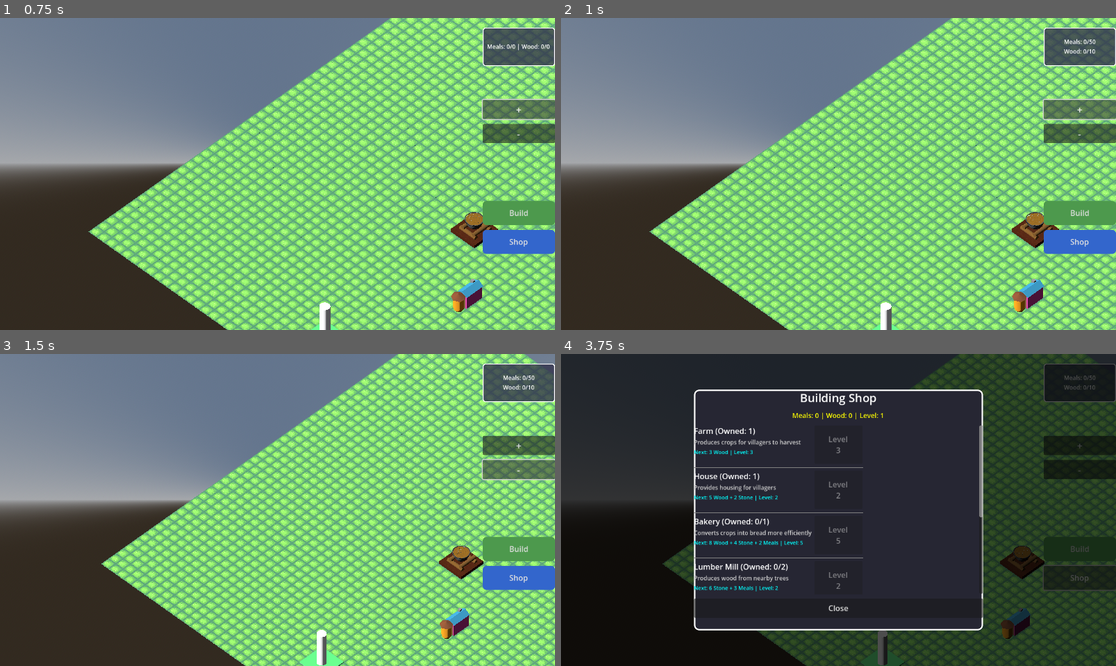
Above: before the commit, frames 1-4 (two rows, left to right).
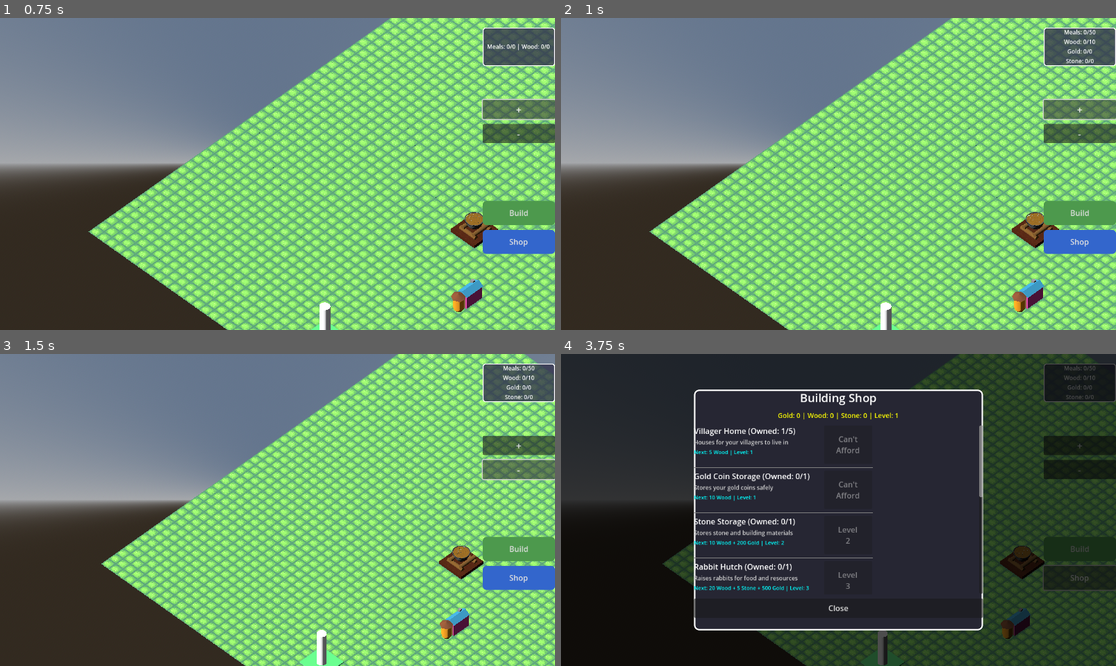
Above: after the commit, the same moments.

Repository: D1g1talfart/Villagegame
Game: Godot game, scene res://village.tscn
Two runs of this game, one before a commit and one after it. Both use one fixed random seed, a clock stepped at 60 frames per second and the inputs below.
Inputs:
- Up to frame 1 (0.75 s): click "+" at 0.5 s
- Up to frame 2 (1 s): no input
- Up to frame 3 (1.5 s): click "-" at 1.25 s
- Up to frame 4 (3.75 s): click "Build" at 2 s; click "Move Buildings" at 2.75 s; click "Shop" at 3.5 s

Frame 1 is identical in both runs. In frame 2, 0.2% of the frame differs, in the area x 90-97%, y 3-15%; in frame 3, 0.2%; in frame 4, 2.6%, in the area x 23-97%, y 3-77%.

Commit message:
0.0.3.1
Replaced 'meals' with 'gold' as a core resource for building costs and shop logic. Updated BuildingData, Buildingshop, and mobile_ui to support gold, stone, and wood as tracked resources, including removing placeholder building types and updating progressive requirements. Added helper functions for resource storage lookup and deduction, and ensured wood storage nodes are properly grouped for resource management.

Diff:
--- a/BuildingData.gd
+++ b/BuildingData.gd
@@ -1,23 +1,39 @@
-# BuildingData.gd - Fix the constructor signature
+# BuildingData.gd - Updated with gold instead of meals and new building types
 extends RefCounted
 class_name BuildingData
 
-enum BuildingType { FARM, HOUSE, BAKERY, LUMBER_MILL, WORKSHOP, MINE, TAVERN }
+enum BuildingType {
+	FARM,
+	HOUSE,
+	GOLD_STORAGE,
+	STONE_STORAGE,
+	RABBIT_HUTCH,
+	WAREHOUSE,
+	ORNAMENT_WORKSHOP,
+	PLANK_STORAGE,
+	PLANK_WORKSHOP,
+	# Legacy types (can remove if not needed)
+	BAKERY,
+	LUMBER_MILL,
+	WORKSHOP,
+	MINE,
+	TAVERN
+}
 
 var building_type: BuildingType
 var display_name: String
 var description: String
 var cost_wood: int = 0
 var cost_stone: int = 0
-var cost_meals: int = 0
+var cost_gold: int = 0  # Changed from cost_meals to cost_gold
 var level_requirements: Array[int] = [1]  # Array of level requirements for 1st, 2nd, 3rd... building
 var max_buildings: int = -1  # -1 means unlimited
 var size: Vector2i
 var scene_path: String
 var icon_texture: String = ""
 
-# FIXED constructor signature - level_reqs is now parameter 4, max_count is parameter 10
-func _init(type: BuildingType, name: String, desc: String, level_reqs: Array[int], wood: int = 0, stone: int = 0, meals: int = 0, building_size: Vector2i = Vector2i(1,1), path: String = "", max_count: int = -1):
+# Updated constructor - gold parameter instead of meals
+func _init(type: BuildingType, name: String, desc: String, level_reqs: Array[int], wood: int = 0, stone: int = 0, gold: int = 0, building_size: Vector2i = Vector2i(1,1), path: String = "", max_count: int = -1):
 	building_type = type
 	display_name = name
 	description = desc
@@ -25,7 +41,7 @@
 	max_buildings = max_count
 	cost_wood = wood
 	cost_stone = stone
-	cost_meals = meals
+	cost_gold = gold  # Changed from cost_meals
 	size = building_size
 	scene_path = path
 	print("Created BuildingData: ", name, " with ", level_requirements.size(), " level tiers")
@@ -39,8 +55,8 @@
 	else:
 		return 1  # Fallback
 
-func can_afford(wood: int, stone: int, meals: int) -> bool:
-	return wood >= cost_wood and stone >= cost_stone and meals >= cost_meals
+func can_afford(wood: int, stone: int, gold: int) -> bool:  # Changed meals to gold
+	return wood >= cost_wood and stone >= cost_stone and gold >= cost_gold
 
 func get_cost_text() -> String:
 	var costs = []
@@ -48,8 +64,8 @@
 		costs.append("%d Wood" % cost_wood)
 	if cost_stone > 0:
 		costs.append("%d Stone" % cost_stone)
-	if cost_meals > 0:
-		costs.append("%d Meals" % cost_meals)
+	if cost_gold > 0:  # Changed from cost_meals
+		costs.append("%d Gold" % cost_gold)
 
 	if costs.is_empty():
 		return "Free"
--- a/Buildingshop.gd
+++ b/Buildingshop.gd
@@ -1,12 +1,12 @@
-# BuildingShop.gd - Replace with this updated version
+# BuildingShop.gd - Updated version with your Level 1-4 progression
 extends Node
 
 signal building_purchased(building_data: BuildingData)
 
 var player_level: int = 1
-var player_wood: int = 10
-var player_stone: int = 5
-var player_meals: int = 0
+var player_wood: int = 50  # Starting with more wood for testing
+var player_stone: int = 10
+var player_gold: int = 1000  # Replaced meals with gold
 
 var available_buildings: Array[BuildingData] = []
 var building_counts: Dictionary = {}  # BuildingType -> count
@@ -33,105 +33,134 @@
 	print("BuildingShop: Setting up building data...")
 	available_buildings.clear()
 
-	# FARM - First is on map, 2nd needs level 3, 3rd needs level 7, then every 3 levels
+	# HOUSE - 3 at level 1, 4th at level 2, 5th at level 4
+	available_buildings.append(BuildingData.new(
+		BuildingData.BuildingType.HOUSE,
+		"Villager Home",
+		"Houses for your villagers to live in",
+		[1, 1, 1, 2, 4],    # 3 houses at level 1, 4th at level 2, 5th at level 4
+		5,                  # wood cost
+		0,                  # stone cost
+		0,                  # gold cost
+		Vector2i(1, 2),     # building_size
+		"res://house.tscn", # path
+		5                   # max 5 houses total
+	))
+
+	# GOLD COIN STORAGE - Available at level 1
+	available_buildings.append(BuildingData.new(
+		BuildingData.BuildingType.GOLD_STORAGE,
+		"Gold Coin Storage",
+		"Stores your gold coins safely",
+		[1],                # Available at level 1
+		10,                 # wood cost
+		0,                  # stone cost
+		0,                  # gold cost
+		Vector2i(2, 2),     # building_size
+		"",                 # path (not implemented yet)
+		1                   # max 1
+	))
+
+	# STONE STORAGE - Available at level 2
+	available_buildings.append(BuildingData.new(
+		BuildingData.BuildingType.STONE_STORAGE,
+		"Stone Storage",
+		"Stores stone and building materials",
+		[2],                # Available at level 2
+		10,                 # wood cost
+		0,                  # stone cost
+		200,                # gold cost
+		Vector2i(2, 2),     # building_size
+		"",                 # path
+		1                   # max 1
+	))
+
+	# RABBIT HUTCH - Available at level 3
+	available_buildings.append(BuildingData.new(
+		BuildingData.BuildingType.RABBIT_HUTCH,
+		"Rabbit Hutch",
+		"Raises rabbits for food and resources",
+		[3],                # Available at level 3
+		20,                 # wood cost
+		5,                  # stone cost
+		500,                # gold cost
+		Vector2i(2, 2),     # building_size
+		"",                 # path
+		1                   # max 1
+	))
+
+	# WAREHOUSE - Available at level 3
+	available_buildings.append(BuildingData.new(
+		BuildingData.BuildingType.WAREHOUSE,
+		"Warehouse",
+		"Large storage for all your goods",
+		[3],                # Available at level 3
+		30,                 # wood cost
+		15,                 # stone cost
+		500,                # gold cost
+		Vector2i(3, 2),     # building_size
+		"",                 # path
+		1                   # max 1
+	))
+
+	# ORNAMENT WORKSHOP - Available at level 3
+	available_buildings.append(BuildingData.new(
+		BuildingData.BuildingType.ORNAMENT_WORKSHOP,
+		"Ornament Workshop",
+		"Crafts decorative items and ornaments",
+		[3],                # Available at level 3
+		30,                 # wood cost
+		20,                 # stone cost
+		800,                # gold cost
+		Vector2i(2, 2),     # building_size
+		"",                 # path
+		1                   # max 1
+	))
+
+	# FARM - Second farm available at level 4
 	available_buildings.append(BuildingData.new(
 		BuildingData.BuildingType.FARM,
 		"Farm",
-		"Produces crops for villagers to harvest",
-		[1, 3, 7, 10, 13, 16, 19],  # level_reqs parameter (4th)
-		3,                          # wood
-		0,                          # stone
-		0,                          # meals
-		Vector2i(2, 2),            # building_size
-		"res://farm.tscn"          # path
-		# max_count defaults to -1 (unlimited)
-	))
-
-	# HOUSE - Gets easier: level 1, 2, 3, 4, 5... (one per level after first)
-	available_buildings.append(BuildingData.new(
-		BuildingData.BuildingType.HOUSE,
-		"House",
-		"Provides housing for villagers",
-		[1, 2, 3, 4, 5, 6, 7, 8, 9, 10],  # level_reqs parameter (4th)
-		5,                                  # wood
-		2,                                  # stone
-		0,                                  # meals
-		Vector2i(1, 2),                    # building_size
-		"res://house.tscn"                 # path
-		# max_count defaults to -1 (unlimited)
-	))
-
-	# BAKERY - Single building, high level requirement
-	available_buildings.append(BuildingData.new(
-		BuildingData.BuildingType.BAKERY,
-		"Bakery",
-		"Converts crops into bread more efficiently",
-		[5],                # level_reqs parameter (4th) - only one level
-		8,                  # wood
-		4,                  # stone
-		2,                  # meals
-		Vector2i(2, 2),     # building_size
-		"",                 # path (empty since not implemented)
-		1                   # max_count = 1
-	))
-
-	# LUMBER MILL - Two maximum, increasing requirements
-	available_buildings.append(BuildingData.new(
-		BuildingData.BuildingType.LUMBER_MILL,
-		"Lumber Mill",
-		"Produces wood from nearby trees",
-		[2, 6],             # level_reqs parameter (4th) - first needs level 2, second needs level 6
-		0,                  # wood
-		6,                  # stone
-		3,                  # meals
+		"Produces crops for your villagers",
+		[1, 4],             # First farm exists, second at level 4
+		30,                 # wood cost (more expensive than first)
+		0,                  # stone cost
+		0,                  # gold cost
+		Vector2i(2, 2),     # building_size
+		"res://farm.tscn",  # path
+		2                   # max 2 farms
+	))
+
+	# PLANK STORAGE - Available at level 4
+	available_buildings.append(BuildingData.new(
+		BuildingData.BuildingType.PLANK_STORAGE,
+		"Plank Storage",
+		"Specialized storage for processed wood planks",
+		[4],                # Available at level 4
+		50,                 # wood cost
+		30,                 # stone cost
+		1500,               # gold cost
 		Vector2i(2, 3),     # building_size
 		"",                 # path
-		2                   # max_count = 2
-	))
-
-	# WORKSHOP - Single building, very high level
-	available_buildings.append(BuildingData.new(
-		BuildingData.BuildingType.WORKSHOP,
-		"Workshop",
-		"Crafts tools and advanced items",
-		[8],                # level_reqs parameter (4th) - single workshop, needs level 8
-		12,                 # wood
-		8,                  # stone
-		5,                  # meals
-		Vector2i(3, 2),     # building_size
-		"",                 # path
-		1                   # max_count = 1
-	))
-
-	# MINE - Multiple mines, but expensive level-wise
-	available_buildings.append(BuildingData.new(
-		BuildingData.BuildingType.MINE,
-		"Stone Mine",
-		"Extracts stone and minerals",
-		[4, 7, 11, 15],     # level_reqs parameter (4th) - progressive requirements, big jumps
-		10,                 # wood
-		0,                  # stone
-		4,                  # meals
-		Vector2i(2, 2),     # building_size
-		""                  # path
-		# max_count defaults to -1 (unlimited)
-	))
-
-	# TAVERN - Single building, end-game
-	available_buildings.append(BuildingData.new(
-		BuildingData.BuildingType.TAVERN,
-		"Tavern",
-		"Attracts new villagers to your settlement",
-		[10],               # level_reqs parameter (4th) - very high level requirement
-		15,                 # wood
-		10,                 # stone
-		8,                  # meals
-		Vector2i(3, 3),     # building_size
-		"",                 # path
-		1                   # max_count = 1
-	))
-
-	print("BuildingShop: Added ", available_buildings.size(), " buildings with progressive requirements")
+		1                   # max 1
+	))
+
+	# PLANK WORKSHOP - Available at level 4
+	available_buildings.append(BuildingData.new(
+		BuildingData.BuildingType.PLANK_WORKSHOP,
+		"Plank Workshop",
+		"Converts raw wood into refined planks",
+		[4],                # Available at level 4
+		30,                 # wood cost
+		50,                 # stone cost
+		1500,               # gold cost
+		Vector2i(2, 2),     # building_size
+		"",                 # path
+		1                   # max 1
+	))
+
+	print("BuildingShop: Added ", available_buildings.size(), " buildings for levels 1-4")
+
 func get_building_count(building_type: BuildingData.BuildingType) -> int:
 	return building_counts.get(building_type, 0)
 
@@ -154,29 +183,57 @@
 
 	var required_level = get_next_level_requirement(building_data)
 	var meets_level = player_level >= required_level
-	var can_afford = building_data.can_afford(player_wood, player_stone, player_meals)
+	var can_afford = building_data.can_afford(player_wood, player_stone, player_gold)  # Changed from meals to gold
 
 	return meets_level and can_afford
 
 func purchase_building(building_data: BuildingData) -> bool:
 	if can_purchase_building(building_data):
-		player_wood -= building_data.cost_wood
-		player_stone -= building_data.cost_stone
-		player_meals -= building_data.cost_meals
-
-		# Don't increment count yet - wait until actually placed
-		# building_counts[building_data.building_type] += 1
-
-		# Enter placement mode
-		BuildModeManager.enter_placement_mode(building_data)
-
-		building_purchased.emit(building_data)
-		print("Purchased: ", building_data.display_name, " - now place it on the map!")
-		return true
+		# Actually deduct resources from storage buildings instead of just counters
+		var success = deduct_resources(building_data.cost_wood, building_data.cost_stone, building_data.cost_gold)
+
+		if success:
+			# Enter placement mode
+			BuildModeManager.enter_placement_mode(building_data)
+			building_purchased.emit(building_data)
+			print("Purchased: ", building_data.display_name, " - now place it on the map!")
+			return true
+		else:
+			print("Failed to deduct resources from storage!")
+			return false
 	return false
 
+# New function to actually deduct from storage buildings
+func deduct_resources(wood_needed: int, stone_needed: int, gold_needed: int) -> bool:
+	var wood_storage = find_wood_storage()
+	var stone_storage = find_stone_storage()
+	var gold_storage = find_gold_storage()
+
+	# Check if we can deduct the resources
+	var wood_available = wood_storage.stored_wood if wood_storage else 0
+	var stone_available = stone_storage.stored_stone if stone_storage else 0
+	var gold_available = gold_storage.stored_gold if gold_storage else 0
+
+	if wood_available < wood_needed or stone_available < stone_needed or gold_available < gold_needed:
+		return false
+
+	# Actually deduct the resources
+	if wood_needed > 0 and wood_storage:
+		wood_storage.stored_wood -= wood_needed
+		print("Deducted ", wood_needed, " wood. Storage now: ", wood_storage.stored_wood)
+
+	if stone_needed > 0 and stone_storage:
+		stone_storage.stored_stone -= stone_needed
+		print("Deducted ", stone_needed, " stone. Storage now: ", stone_storage.stored_stone)
+
+	if gold_needed > 0 and gold_storage:
+		gold_storage.stored_gold -= gold_needed
+		print("Deducted ", gold_needed, " gold. Storage now: ", gold_storage.stored_gold)
+
+	return true
+
 func get_resources_text() -> String:
-	return "Meals: %d | Wood: %d" % [player_meals, player_wood]
+	return "Gold: %d | Wood: %d | Stone: %d" % [player_gold, player_wood, player_stone]  # Updated to show gold instead of meals
 
 # Debug function to set player level for testing
 func set_player_level(level: int):
@@ -186,3 +243,22 @@
 func confirm_building_placed(building_data: BuildingData):
 	building_counts[building_data.building_type] += 1
 	print("Building placed and counted: ", building_data.display_name, " (Count now: ", building_counts[building_data.building_type], ")")
+
+# Helper function to add resources for testing
+func add_resources(wood: int = 0, stone: int = 0, gold: int = 0):
+	player_wood += wood
+	player_stone += stone
+	player_gold += gold
+	print("Resources added. Current: Wood=%d, Stone=%d, Gold=%d" % [player_wood, player_stone, player_gold])
+
+func find_wood_storage():
+	var wood_storages = get_tree().get_nodes_in_group("wood_storage")
+	return wood_storages[0] if wood_storages.size() > 0 else null
+
+func find_gold_storage():
+	var gold_storages = get_tree().get_nodes_in_group("gold_storage")
+	return gold_storages[0] if gold_storages.size() > 0 else null
+
+func find_stone_storage():
+	var stone_storages = get_tree().get_nodes_in_group("stone_storage")
+	return stone_storages[0] if stone_storages.size() > 0 else null
--- a/mobile_ui.gd
+++ b/mobile_ui.gd
@@ -473,37 +473,62 @@
 	# Consume the input event to prevent click-through
 	get_viewport().set_input_as_handled()
 
-# Update the existing update_resource_display to also update shop if open
 func update_resource_display():
 	if resource_label:
 		var kitchen = find_kitchen()
 		var wood_storage = find_wood_storage()
-
-		var meals = 0
+		var gold_storage = find_gold_storage()  # New function needed
+		var stone_storage = find_stone_storage()  # New function needed
+
+		var meals = 0  # Keep meals for kitchen display, but don't use for building costs
 		var max_meals = 0
 		var wood = 0
 		var max_wood = 0
-
-		# Get meal counts
+		var gold = 0  # New
+		var max_gold = 0  # New
+		var stone = 0  # New
+		var max_stone = 0  # New
+
+		# Get meal counts (still used for villager food)
 		if kitchen:
 			meals = kitchen.stored_meals if kitchen.has_method("stored_meals") or "stored_meals" in kitchen else 0
 			max_meals = kitchen.max_meals if kitchen.has_method("max_meals") or "max_meals" in kitchen else 0
-			# Update building shop meals count
-			BuildingShop.player_meals = meals
 
 		# Get wood counts
 		if wood_storage:
 			wood = wood_storage.stored_wood if wood_storage.has_method("stored_wood") or "stored_wood" in wood_storage else 0
 			max_wood = wood_storage.max_wood if wood_storage.has_method("max_wood") or "max_wood" in wood_storage else 0
-			# Update building shop wood count (you'll need to add this to BuildingShop)
-			BuildingShop.player_wood = wood
-
-		# Update the display to show both resources
-		resource_label.text = "Meals: %d/%d\nWood: %d/%d" % [meals, max_meals, wood, max_wood]
+
+		# Get gold counts
+		if gold_storage:
+			gold = gold_storage.stored_gold if gold_storage.has_method("stored_gold") or "stored_gold" in gold_storage else 0
+			max_gold = gold_storage.max_gold if gold_storage.has_method("max_gold") or "max_gold" in gold_storage else 0
+
+		# Get stone counts
+		if stone_storage:
+			stone = stone_storage.stored_stone if stone_storage.has_method("stored_stone") or "stored_stone" in stone_storage else 0
+			max_stone = stone_storage.max_stone if stone_storage.has_method("max_stone") or "max_stone" in stone_storage else 0
+
+		# Update building shop resource counts
+		BuildingShop.player_wood = wood
+		BuildingShop.player_gold = gold  # Changed from player_meals
+		BuildingShop.player_stone = stone  # New
+
+		# Update the display to show all resources
+		resource_label.text = "Meals: %d/%d\nWood: %d/%d\nGold: %d/%d\nStone: %d/%d" % [meals, max_meals, wood, max_wood, gold, max_gold, stone, max_stone]
 
 	# Update shop display if it's open
 	if building_shop_ui and building_shop_ui.visible:
 		populate_shop()
+
+# You'll need to add these new functions to find your storage buildings:
+func find_gold_storage():
+	var gold_storages = get_tree().get_nodes_in_group("gold_storage")
+	return gold_storages[0] if gold_storages.size() > 0 else null
+
+func find_stone_storage():
+	var stone_storages = get_tree().get_nodes_in_group("stone_storage")
+	return stone_storages[0] if stone_storages.size() > 0 else null
 
 
 func _input(event):
--- a/wood_storage.gd
+++ b/wood_storage.gd
@@ -11,6 +11,8 @@
 	building_name = "Wood Storage"
 	building_size = Vector2i(2, 2)
 	super._ready()
+
+	add_to_group("wood_storage")  # Add this line
 
 	setup_work_positions()
 	setup_navigation_obstacle()
@@ -67,3 +69,12 @@
 
 func get_storage_status() -> String:
 	return "Wood: %d/%d" % [stored_wood, max_wood]
+
+func remove_wood(amount: int) -> bool:
+	if stored_wood >= amount:
+		stored_wood -= amount
+		print("Wood Storage: Removed ", amount, " wood. Remaining: ", stored_wood, "/", max_wood)
+		return true
+	else:
+		print("Wood Storage: Not enough wood to remove!")
+		return false
